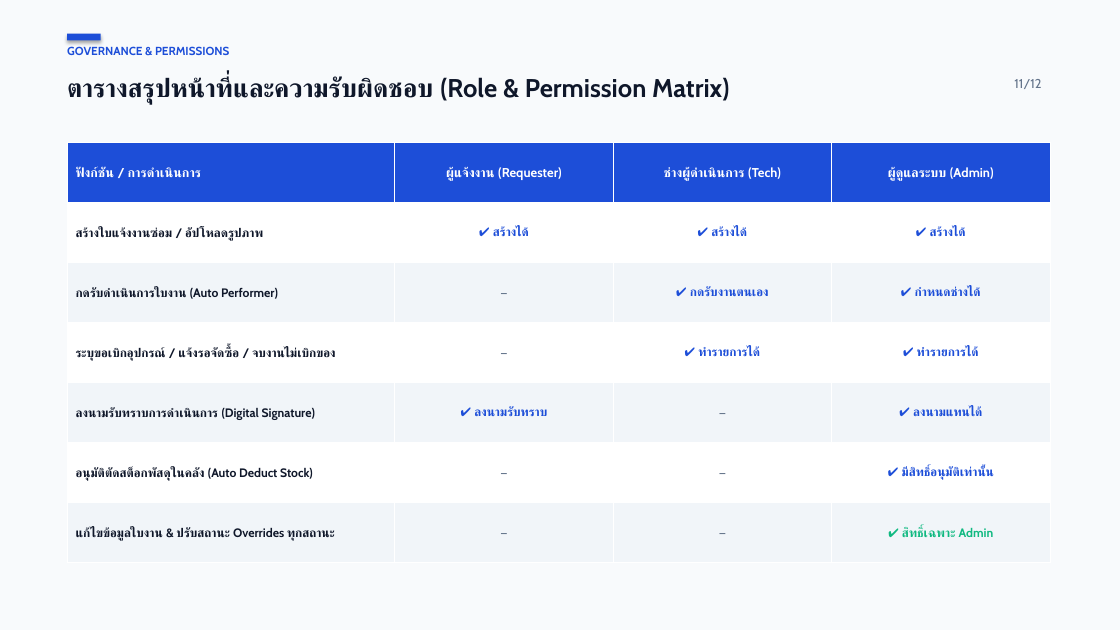
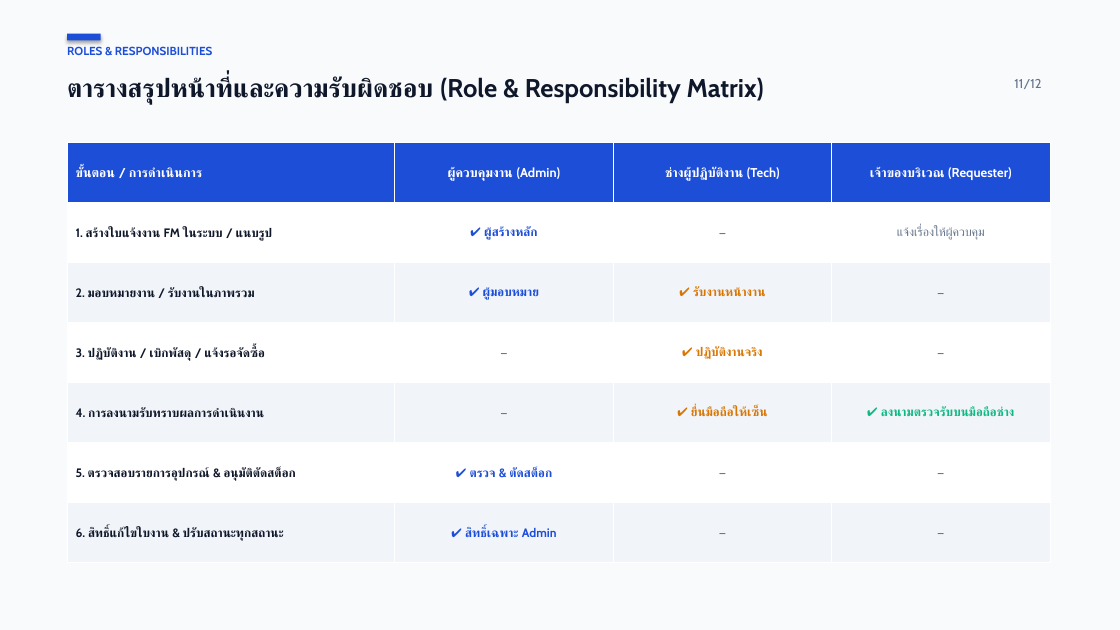
Before and after one commit to maleeart/Stoxy, a slide deck: slide 11 of docs/FM_User_Manual_Presentation.pptx. Drawn at 1120x630 pixels with LibreOffice and Linux fonts; fonts in the diff are those of the drawing. Boxes give left, top, right and bottom in pixels: in the first picture for what was removed or moved away, otherwise in the second. Text is boxed around its words. In the diff, an @@ line names an element or a change of style, - is before the commit and + after.

Commit message:
docs(fm): update presentation and PDF manual to reflect actual field workflow (Admin creates/approves, tech hands phone for signature)

```diff
--- a/docs/FM_User_Manual_Presentation.pptx
+++ b/docs/FM_User_Manual_Presentation.pptx
@@ text at (67, 46, 212, 55): text changed @@
-GOVERNANCE & PERMISSIONS
+ROLES & RESPONSIBILITIES
@@ text at (67, 77, 764, 104): text changed @@
-ตารางสรุปหน้าที่และความรับผิดชอบ (Role & Permission Matrix)
+ตารางสรุปหน้าที่และความรับผิดชอบ (Role & Responsibility Matrix)
@@ table at (67, 143, 1050, 563) @@
-row 1: ฟังก์ชัน / การดำเนินการ | ผู้แจ้งงาน (Requester) | ช่างผู้ดำเนินการ (Tech) | ผู้ดูแลระบบ (Admin)
+row 1: ขั้นตอน / การดำเนินการ | ผู้ควบคุมงาน (Admin) | ช่างผู้ปฏิบัติงาน (Tech) | เจ้าของบริเวณ (Requester)
-row 2: สร้างใบแจ้งงานซ่อม / อัปโหลดรูปภาพ | ✔️ สร้างได้ | ✔️ สร้างได้ | ✔️ สร้างได้
+row 2: 1. สร้างใบแจ้งงาน FM ในระบบ / แนบรูป | ✔️ ผู้สร้างหลัก | — | แจ้งเรื่องให้ผู้ควบคุม
-row 3: กดรับดำเนินการใบงาน (Auto Performer) | — | ✔️ กดรับงานตนเอง | ✔️ กำหนดช่างได้
+row 3: 2. มอบหมายงาน / รับงานในภาพรวม | ✔️ ผู้มอบหมาย | ✔️ รับงานหน้างาน | —
-row 4: ระบุขอเบิกอุปกรณ์ / แจ้งรอจัดซื้อ / จบงานไม่เบิกของ | — | ✔️ ทำรายการได้ | ✔️ ทำรายการได้
+row 4: 3. ปฏิบัติงาน / เบิกพัสดุ / แจ้งรอจัดซื้อ | — | ✔️ ปฏิบัติงานจริง | —
-row 5: ลงนามรับทราบการดำเนินการ (Digital Signature) | ✔️ ลงนามรับทราบ | — | ✔️ ลงนามแทนได้
+row 5: 4. การลงนามรับทราบผลการดำเนินงาน | — | ✔️ ยื่นมือถือให้เซ็น | ✔️ ลงนามตรวจรับบนมือถือช่าง
-row 6: อนุมัติตัดสต็อกพัสดุในคลัง (Auto Deduct Stock) | — | — | ✔️ มีสิทธิ์อนุมัติเท่านั้น
+row 6: 5. ตรวจสอบรายการอุปกรณ์ & อนุมัติตัดสต็อก | ✔️ ตรวจ & ตัดสต็อก | — | —
-row 7: แก้ไขข้อมูลใบงาน & ปรับสถานะ Overrides ทุกสถานะ | — | — | ✔️ สิทธิ์เฉพาะ Admin
+row 7: 6. สิทธิ์แก้ไขใบงาน & ปรับสถานะทุกสถานะ | ✔️ สิทธิ์เฉพาะ Admin | — | —
```
Also in this commit, not shown: 7 other slides changed, 3 slides added, 3 slides removed, 6 other files.
